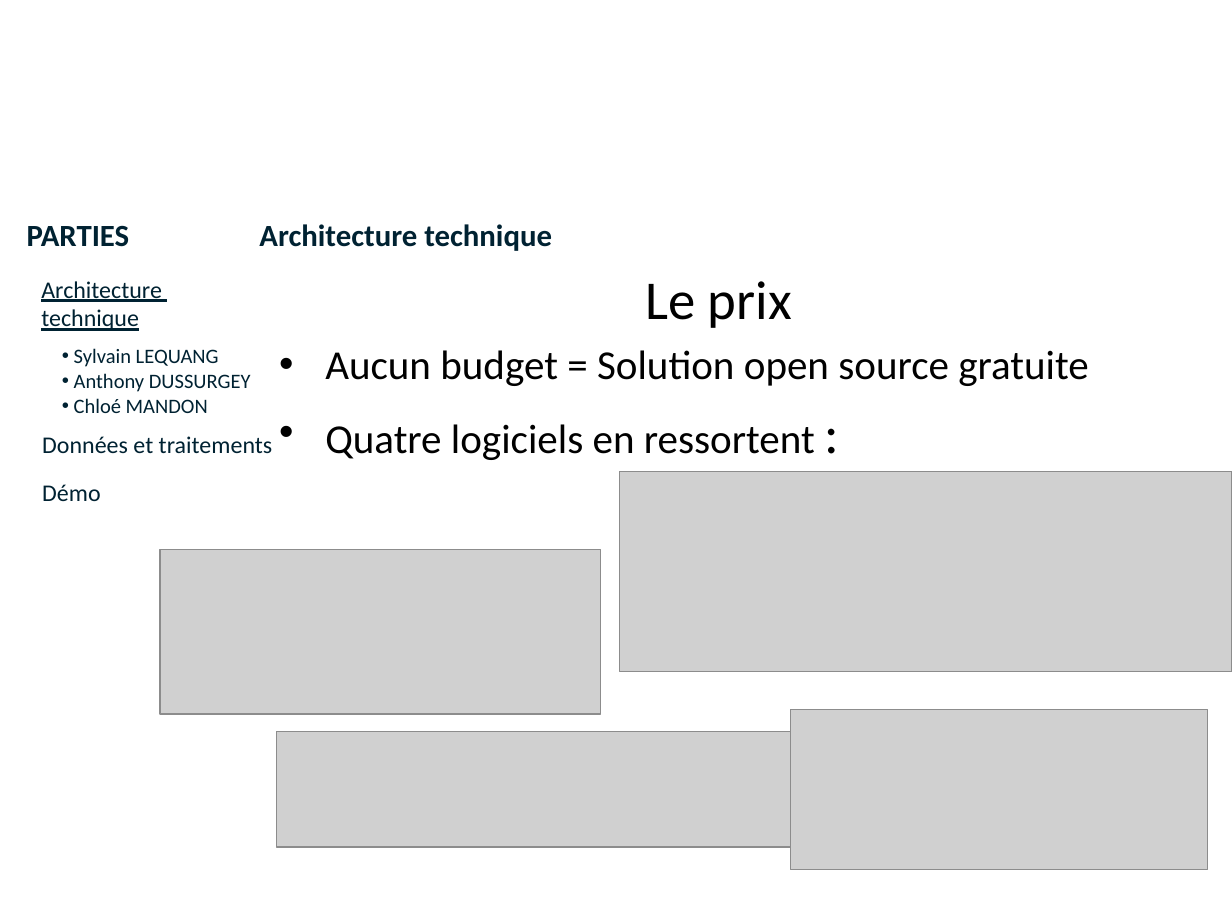
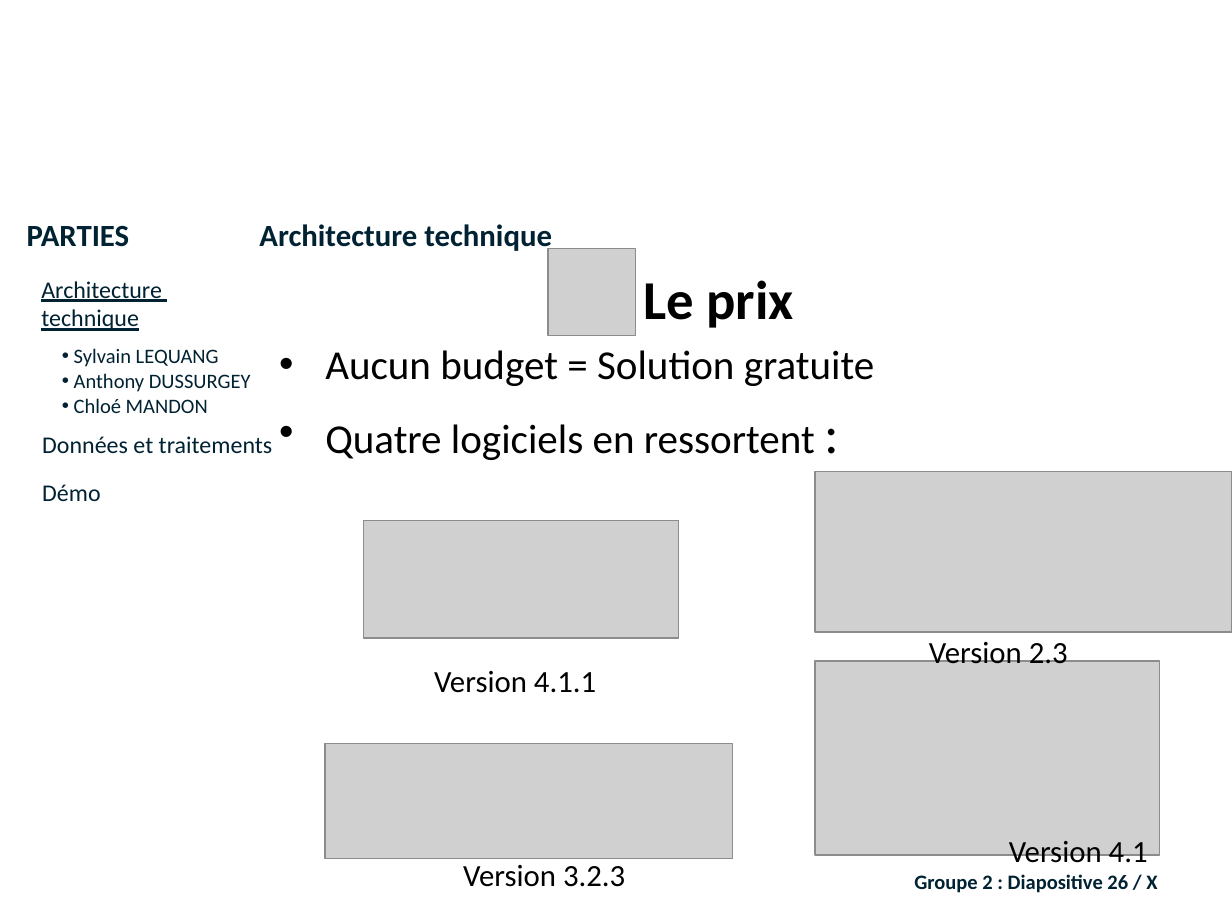
Before and after one commit to lobtec/dartiesgroupe2, a slide deck: slide 26 of PROJET/Soutenance Finale/Présentation finale.pptx (slide 35 before the commit). Drawn at 1232x924 pixels with LibreOffice and Linux fonts; fonts in the diff are those of the drawing; grey boxes stand for pictures; background and template pictures are left out. Boxes give left, top, right and bottom in pixels: in the first picture for what was removed or moved away, otherwise in the second. Text is boxed around its words. In the diff, an @@ line names an element or a change of style, - is before the commit and + after.

```diff
--- a/PROJET/Soutenance Finale/Présentation finale.pptx
+++ b/PROJET/Soutenance Finale/Présentation finale.pptx
@@ picture added at [548,249,636,336] @@
@@ text at [643,280,793,328]: bold on in "Le prix" @@
@@ text at [325,350,874,386]: text changed @@
-• Aucun budget = Solution open source gratuite
+• Aucun budget = Solution gratuite
@@ picture: place and size @@
-picture at [791,710,1209,870]
+picture at [814,472,1232,632]
@@ picture: place and size @@
-picture at [160,549,601,715]
+picture at [363,520,678,638]
@@ text added at [929,642,1068,671], 18 pt, text #000000 @@
+Version 2.3
@@ text added at [434,671,596,693], 18 pt, text #000000 @@
+Version 4.1.1
@@ picture: place and size @@
-picture at [620,472,1232,671]
+picture at [814,662,1159,855]
@@ picture: place and size @@
-picture at [276,732,877,848]
+picture at [325,743,733,859]
@@ text added at [463,865,625,887], 18 pt, text #000000 @@
+Version 3.2.3
@@ text added at [1009,841,1148,870], 18 pt, text #000000 @@
+Version 4.1
@@ text added at [914,874,1157,893], 12 pt, text #002232, bold @@
+Groupe 2 : Diapositive 26 / X
```
Also in this commit, not shown: 31 other slides changed, 20 slides added, 42 slides removed.
